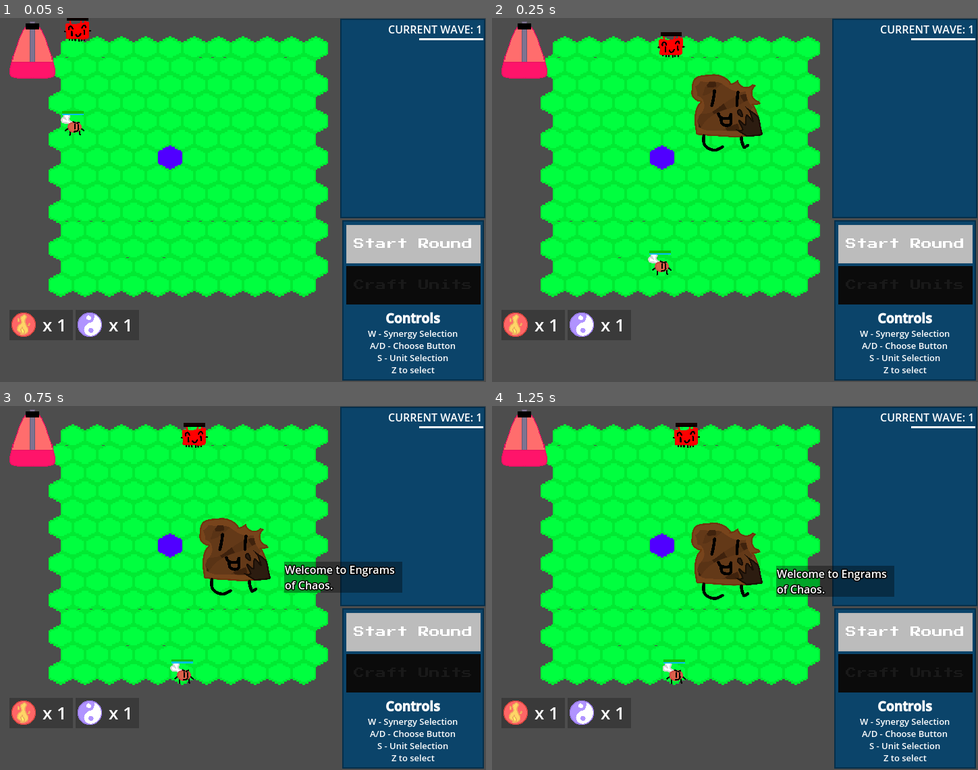
Above: before the commit, frames 1-4 (two rows, left to right).
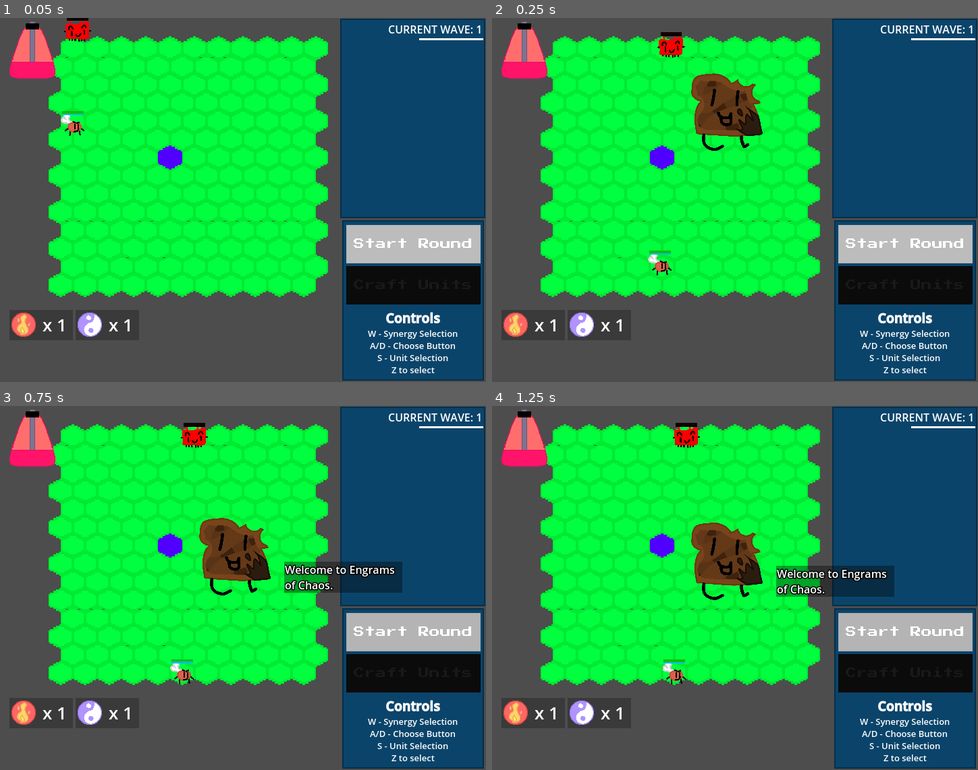
Above: after the commit, the same moments.

Repository: Kaplin86/engrams-of-chaos
Game: Godot game, scene res://main.tscn
The game is run twice, just before and just after one commit, with the same random seed, the same clock (stepped at 60 frames per second) and the same inputs.
Inputs (mouse positions are in pixels of both pictures, inside the frame that each line leads up to):
- Up to frame 1 (0.05 s): no input
- Up to frame 2 (0.25 s): no input
- Up to frame 3 (0.75 s): tap Enter at 0.5 s; move the mouse to (349, 569) at 0.52 s; hold Right (ui_right) from 0.53 s (still down); hold X (deny) from 0.53 s (still down); tap Z (confirm) at 0.6 s; click (349, 569) at 0.67 s
- Up to frame 4 (1.25 s): keep holding Right (ui_right); keep holding X (deny)

Frame 1 is identical in both runs. In frame 2, 0.2% of the frame differs, in the area x 40-56%, y 15-37%; in frame 3, less than 0.1%; in frame 4, less than 0.1%.

Commit message:
31 Hour
Made it so selected button flashes. Made a logo and started to make a title screen. I will make a commit in 15 minutes once i finish my 2 daily hours with a hopefully working title screen!

Diff:
--- a/cursor_handler.gd
+++ b/cursor_handler.gd
@@ -32,7 +32,10 @@
 	else:
 		return false
 
+var deltatimer = 0
+
 func _process(delta: float) -> void:
+	deltatimer += delta
 	if !main:
 		return
 
@@ -126,9 +129,9 @@
 
 		ui.showTutorial(main.currentWave)
 		if buttonPoint == "start":
-			ui.highlightStartPause(false)
+			ui.highlightStartPause(false,false,deltatimer)
 		elif buttonPoint == "craft":
-			ui.highlightStartPause(true)
+			ui.highlightStartPause(true,false,deltatimer)
 
 
 		if checkInputJustPressed("ui_left") or checkInputJustPressed("ui_right"):
@@ -194,6 +197,7 @@
 
 				if !main.isPlayerBoardFull():
 					main.spawnUnit(NewFusion,main.getFirstOpenPlayerBoardPosition(),2)
+					ui.visualizeSynergy(main.calculatesynergies(2))
 
 				await ui.craftAnimDone
 				CurrentState = "Crafting"
--- a/gameManager.gd
+++ b/gameManager.gd
@@ -154,6 +154,7 @@
 		return OK
 	else:
 		return FAILED
+
 var beat = 3 ## The current metronome beat we are on
 
 func tick(): ## Runs whenever the tickTimer reaches its end. Iterates through all units and runs their tick function
--- a/main.tscn
+++ b/main.tscn
@@ -69,7 +69,7 @@
 stream = ExtResource("4_lquwl")
 
 [node name="Guy" type="Node2D" parent="TutorialPointer"]
-position = Vector2(348, -197.958)
+position = Vector2(348, -202.69)
 
 [node name="BurntToastBody" type="Sprite2D" parent="TutorialPointer/Guy"]
 scale = Vector2(0.178, 0.178)
--- /dev/null
+++ b/main_menu.gd
@@ -0,0 +1,11 @@
+extends Node2D
+
+
+func _on_timer_timeout() -> void:
+	var newBody : RigidBody2D = $PhysicsBG/RigidBody2D6.duplicate()
+	newBody.position = Vector2(randf_range(41.0,678.0),-84.0)
+	newBody.freeze = false
+	newBody.rotation = randf()
+	add_child(newBody)
+
+	print("new guy")
--- /dev/null
+++ b/main_menu.tscn
@@ -0,0 +1,210 @@
+[gd_scene load_steps=10 format=3 uid="uid://b1hvbupj4t4hn"]
+
+[ext_resource type="Script" uid="uid://bpf6yepo3s2n2" path="res://main_menu.gd" id="1_fu7sn"]
+[ext_resource type="Texture2D" uid="uid://braxfc1u12b60" path="res://logo.png" id="2_jix8l"]
+[ext_resource type="Texture2D" uid="uid://cjyti0opmc8su" path="res://bullet.svg" id="3_glbon"]
+[ext_resource type="FontFile" uid="uid://bp4mijjya3jcm" path="res://PressStart2P-Regular.ttf" id="4_jix8l"]
+[ext_resource type="Texture2D" uid="uid://b0xfbrnet82wa" path="res://units/pepper/pepper.svg" id="5_glbon"]
+[ext_resource type="Script" uid="uid://rgwl5e3uun00" path="res://physics_bg.gd" id="5_nlkkf"]
+
+[sub_resource type="Gradient" id="Gradient_nlkkf"]
+offsets = PackedFloat32Array(0, 0.893333, 1)
+colors = PackedColorArray(1, 1, 1, 1, 1, 1, 1, 1, 1, 1, 1, 0)
+
+[sub_resource type="RectangleShape2D" id="RectangleShape2D_jix8l"]
+size = Vector2(20, 551)
+
+[sub_resource type="CircleShape2D" id="CircleShape2D_nlkkf"]
+radius = 20.0
+
+[node name="MainMenu" type="Node2D"]
+script = ExtResource("1_fu7sn")
+
+[node name="Logo" type="Sprite2D" parent="."]
+position = Vector2(359, 123)
+texture = ExtResource("2_jix8l")
+
+[node name="ColorRect" type="ColorRect" parent="."]
+z_index = -1
+offset_right = 719.0
+offset_bottom = 541.0
+color = Color(0, 0, 0, 0.051)
+
+[node name="ColorRect2" type="ColorRect" parent="."]
+z_index = -3
+offset_right = 719.0
+offset_bottom = 541.0
+color = Color(0, 0, 0, 0.051)
+
+[node name="CPUParticles2D" type="CPUParticles2D" parent="."]
+z_index = -1
+position = Vector2(477, 177)
+amount = 30
+texture = ExtResource("3_glbon")
+lifetime = 2.1
+emission_shape = 4
+emission_points = PackedVector2Array(0, -12.78, 42.51, -8.84, 35.55, -32.625, -33.645, -36.97, -73.76, -94.79, -77.335, -15.425, -148.275, -13.92, -227.93, -43.365, -156.27, -92.81, -218.315, -98.695, -284.91, -55.605, -292.52, -114.905)
+emission_colors = PackedColorArray()
+spread = 180.0
+gravity = Vector2(0, 0)
+initial_velocity_min = 12.0
+initial_velocity_max = 12.0
+scale_amount_min = 0.9
+scale_amount_max = 0.95
+color_ramp = SubResource("Gradient_nlkkf")
+
+[node name="Label" type="Label" parent="."]
+offset_left = 213.0
+offset_top = 487.0
+offset_right = 522.0
+offset_bottom = 532.0
+theme_override_font_sizes/font_size = 32
+text = "USE WASD, Z, AND X"
+
+[node name="Pause_Resume" type="ColorRect" parent="."]
+offset_left = 266.0
+offset_top = 264.0
+offset_right = 465.0
+offset_bottom = 321.0
+color = Color(0.389287, 0.389287, 0.389286, 1)
+
+[node name="ColorRect3" type="ColorRect" parent="Pause_Resume"]
+layout_mode = 1
+anchors_preset = 15
+anchor_right = 1.0
+anchor_bottom = 1.0
+offset_left = 1.0
+offset_top = 1.0
+offset_right = -1.0
+offset_bottom = -1.0
+grow_horizontal = 2
+grow_vertical = 2
+color = Color(1, 1, 1, 0.096)
+
+[node name="Label" type="Label" parent="Pause_Resume"]
+layout_mode = 1
+anchors_preset = 15
+anchor_right = 1.0
+anchor_bottom = 1.0
+grow_horizontal = 2
+grow_vertical = 2
+theme_override_fonts/font = ExtResource("4_jix8l")
+theme_override_font_sizes/font_size = 16
+text = "Tutorial"
+horizontal_alignment = 1
+vertical_alignment = 1
+
+[node name="Pause_Resume2" type="ColorRect" parent="."]
+offset_left = 267.0
+offset_top = 329.0
+offset_right = 466.0
+offset_bottom = 386.0
+color = Color(0.389287, 0.389287, 0.389286, 1)
+
+[node name="ColorRect3" type="ColorRect" parent="Pause_Resume2"]
+layout_mode = 1
+anchors_preset = 15
+anchor_right = 1.0
+anchor_bottom = 1.0
+offset_left = 1.0
+offset_top = 1.0
+offset_right = -1.0
+offset_bottom = -1.0
+grow_horizontal = 2
+grow_vertical = 2
+color = Color(1, 1, 1, 0.096)
+
+[node name="Label" type="Label" parent="Pause_Resume2"]
+layout_mode = 1
+anchors_preset = 15
+anchor_right = 1.0
+anchor_bottom = 1.0
+grow_horizontal = 2
+grow_vertical = 2
+theme_override_fonts/font = ExtResource("4_jix8l")
+theme_override_font_sizes/font_size = 16
+text = "Normal"
+horizontal_alignment = 1
+vertical_alignment = 1
+
+[node name="PhysicsBG" type="Node2D" parent="."]
+z_index = -5
+script = ExtResource("5_nlkkf")
+
+[node name="RigidBody2D" type="StaticBody2D" parent="PhysicsBG"]
+position = Vector2(-6.10352e-05, 1.00003)
+
+[node name="CollisionShape2D" type="CollisionShape2D" parent="PhysicsBG/RigidBody2D"]
+position = Vector2(0, 265.5)
+shape = SubResource("RectangleShape2D_jix8l")
+
+[node name="RigidBody2D2" type="StaticBody2D" parent="PhysicsBG"]
+position = Vector2(719, 5.00009)
+
+[node name="CollisionShape2D" type="CollisionShape2D" parent="PhysicsBG/RigidBody2D2"]
+position = Vector2(0, 265.5)
+shape = SubResource("RectangleShape2D_jix8l")
+
+[node name="RigidBody2D3" type="StaticBody2D" parent="PhysicsBG"]
+position = Vector2(1080, -143)
+rotation = 1.0382
+scale = Vector2(1, 1)
+
+[node name="CollisionShape2D" type="CollisionShape2D" parent="PhysicsBG/RigidBody2D3"]
+position = Vector2(0, 265.5)
+shape = SubResource("RectangleShape2D_jix8l")
+
+[node name="ColorRect" type="ColorRect" parent="PhysicsBG/RigidBody2D3"]
+offset_left = -12.0
+offset_top = -10.0
+offset_right = 14.0
+offset_bottom = 550.0
+color = Color(0.221902, 0.221902, 0.221902, 1)
+
+[node name="RigidBody2D4" type="StaticBody2D" parent="PhysicsBG"]
+position = Vector2(98, 124)
+rotation = 2.09821
+
+[node name="CollisionShape2D" type="CollisionShape2D" parent="PhysicsBG/RigidBody2D4"]
+position = Vector2(0, 265.5)
+shape = SubResource("RectangleShape2D_jix8l")
+
+[node name="ColorRect" type="ColorRect" parent="PhysicsBG/RigidBody2D4"]
+offset_left = -12.0
+offset_top = -10.0
+offset_right = 14.0
+offset_bottom = 550.0
+color = Color(0.221902, 0.221902, 0.221902, 1)
+
+[node name="RigidBody2D5" type="StaticBody2D" parent="PhysicsBG"]
+position = Vector2(495, 508)
+rotation = 1.78529
+
+[node name="CollisionShape2D" type="CollisionShape2D" parent="PhysicsBG/RigidBody2D5"]
+position = Vector2(0, 265.5)
+shape = SubResource("RectangleShape2D_jix8l")
+
+[node name="ColorRect" type="ColorRect" parent="PhysicsBG/RigidBody2D5"]
+offset_left = -12.0
+offset_top = -10.0
+offset_right = 14.0
+offset_bottom = 550.0
+color = Color(0.221902, 0.221902, 0.221902, 1)
+
+[node name="RigidBody2D6" type="RigidBody2D" parent="PhysicsBG"]
+position = Vector2(678, -84)
+rotation = 1.78529
+freeze = true
+
+[node name="CollisionShape2D" type="CollisionShape2D" parent="PhysicsBG/RigidBody2D6"]
+shape = SubResource("CircleShape2D_nlkkf")
+
+[node name="Sprite2D" type="Sprite2D" parent="PhysicsBG/RigidBody2D6"]
+scale = Vector2(0.190293, 0.190293)
+texture = ExtResource("5_glbon")
+
+[node name="Timer" type="Timer" parent="."]
+wait_time = 0.5
+autostart = true
+
+[connection signal="timeout" from="Timer" to="." method="_on_timer_timeout"]
--- /dev/null
+++ b/physics_bg.gd
@@ -0,0 +1 @@
+extends Node2D
--- a/tutorial_handler.gd
+++ b/tutorial_handler.gd
@@ -235,7 +235,7 @@
 	tutorialPointer.pointing = true
 	tutorialPointer.flip(-1)
 	await tutorialPointer.say("Wait a second, we are back to selecting buttons?!")
-	await tutorialPointer.say("Pressing S causes you to go downwards, so Buttons to Board to Synergies then back to board!")
+	await tutorialPointer.say("Pressing S causes you to go downwards, so Buttons to Board to Synergies then back to Buttons!")
 	await tutorialPointer.say("Pressing W is the opposite! Give it a try")
 	tutorialPointer.silent()
 
--- a/ui.gd
+++ b/ui.gd
@@ -47,7 +47,8 @@
 	SynergyNames.sort_custom(sortSynergy)
 
 
-
+	for E in $SynergyHolder.get_children():
+		E.queue_free()
 
 	for E in SynergyNames:
 		var NewRect =synergyRectScene.instantiate()
@@ -88,14 +89,20 @@
 			E.modulate = Color(3,3,3)
 
 
-func highlightStartPause(craft = false, disable = false):
-
+func highlightStartPause(craft = false, disable = false, deltatimer = 0):
 	if !disable:
 		if !craft:
-			$GameManagingButtons/Pause_Resume.color =  Color("b2b2b2")
+			print(floor(deltatimer)," vs ",round(deltatimer))
+			if floor(deltatimer * 2) == round(deltatimer * 2):
+				$GameManagingButtons/Pause_Resume.color =  Color("b2b2b2")
+			else:
+				$GameManagingButtons/Pause_Resume.color =  Color("a9a9a9")
 			$GameManagingButtons/Craft.color =  Color("636363")
 		else:
-			$GameManagingButtons/Craft.color =  Color("b2b2b2")
+			if floor(deltatimer * 2) == round(deltatimer * 2):
+				$GameManagingButtons/Craft.color =  Color("b2b2b2")
+			else:
+				$GameManagingButtons/Craft.color =  Color("a9a9a9")
 			$GameManagingButtons/Pause_Resume.color =  Color("636363")
 	else:
 		$GameManagingButtons/Pause_Resume.color = Color("636363")
Binary file added: logo.png
Not shown, added: logo.png.import
Not shown, added: main_menu.gd.uid
Not shown, added: physics_bg.gd.uid
Not shown, added: logo.pdn
